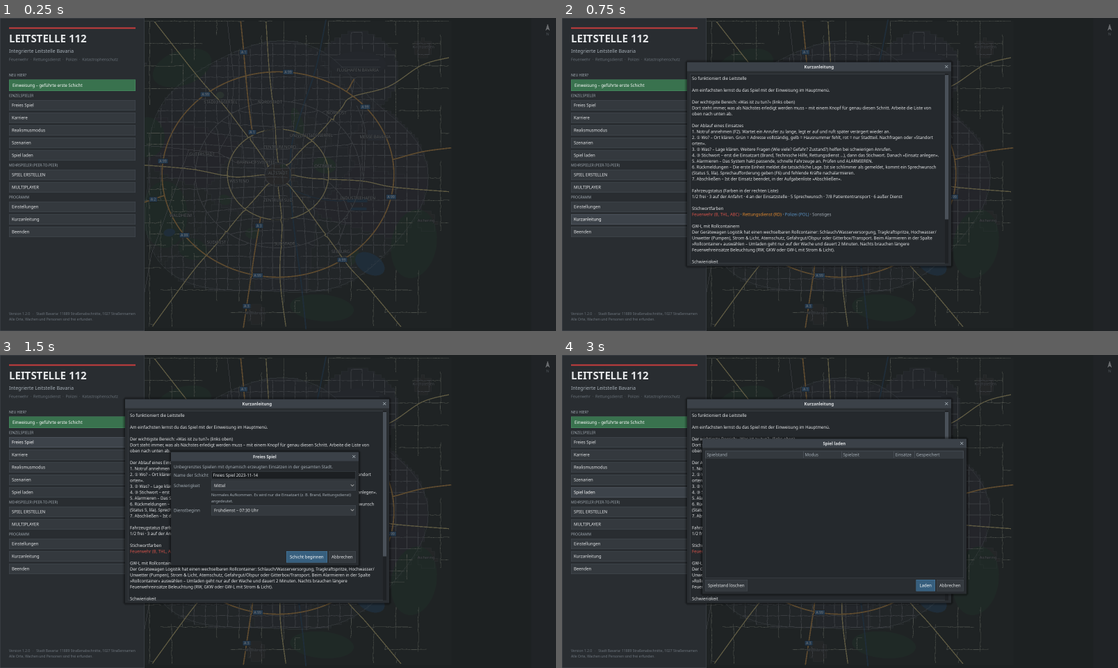
Above: before the commit, frames 1-4 (two rows, left to right).
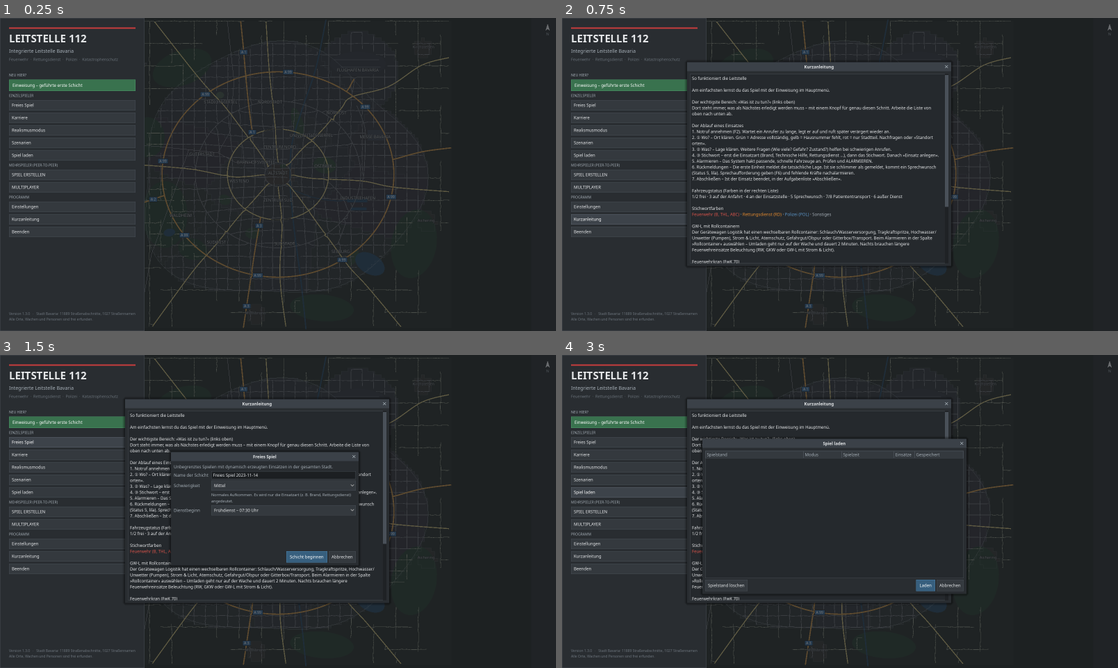
Above: after the commit, the same moments.

Repository: Mosi-pro/bavaria-sim
Game: Godot game, scene res://scenes/main.tscn
Same seed, same stepped clock (60 frames per second), same inputs: the game is played once before the commit and once after it.
Inputs:
- Up to frame 1 (0.25 s): no input
- Up to frame 2 (0.75 s): click "Kurzanleitung" at 0.5 s
- Up to frame 3 (1.5 s): click "Freies Spiel" at 1.25 s
- Up to frame 4 (3 s): click "Freies Spiel" at 2 s; click "Spiel laden" at 2.75 s

The runs differ from the first frame. In frame 1, less than 0.1% of the frame differs, in the area x 4-5%, y 94-95%; in frame 2, less than 0.1%, in the area x 4-70%, y 60-95%; in frame 3, less than 0.1%; in frame 4, less than 0.1%.

Commit message:
Version 1.3.0: Feuerwehrkräne mit Kran-Einsätzen, Werkfeuerwehr, Wachen neu angeordnet, weniger TLF
Co-Authored-By: Claude Opus 5.5 <noreply@anthropic.com>
Claude-Session: https://claude.ai/code/session_018Fw7aGdcfN1NLWhh7M1Dsu

Diff:
--- a/data/call_scripts.json
+++ b/data/call_scripts.json
@@ -812,6 +812,54 @@
    ],
    "danger": "yes",
    "water": true
+  },
+  "lkw_umgestuerzt": {
+   "open": [
+    "Hier ist ein Lastwagen umgekippt!",
+    "Ein LKW liegt auf der Seite, mitten auf der Straße!",
+    "Da ist gerade ein Laster in der Kurve umgefallen."
+   ],
+   "what": [
+    "{objekt}. Der Fahrer sitzt noch drin, glaube ich.",
+    "{objekt}, da läuft Diesel aus."
+   ],
+   "danger": "maybe"
+  },
+  "baukran": {
+   "open": [
+    "Hier ist ein Baukran umgestürzt!",
+    "Auf der Baustelle ist der Kran umgefallen, das war ein riesiger Knall!",
+    "Ein Kran ist auf das Haus nebenan gekracht!"
+   ],
+   "what": [
+    "{objekt}. Da waren Arbeiter drunter.",
+    "{objekt}, alle rennen durcheinander."
+   ],
+   "danger": "yes"
+  },
+  "strab_entgleist": {
+   "open": [
+    "Die Straßenbahn ist aus den Schienen gesprungen!",
+    "Hier ist eine Tram entgleist!",
+    "Ich sitze in der Straßenbahn, wir sind entgleist."
+   ],
+   "what": [
+    "{objekt}. Ein paar Leute sind gestürzt.",
+    "{objekt}, die Bahn steht schräg auf der Straße."
+   ],
+   "danger": "maybe"
+  },
+  "pkw_gewaesser": {
+   "open": [
+    "Ein Auto ist ins Wasser gefahren!",
+    "Da treibt ein Auto im Fluss!",
+    "Hier ist gerade ein Wagen von der Uferstraße ins Wasser gerollt."
+   ],
+   "what": [
+    "{objekt}. Ich weiß nicht, ob noch jemand drin ist!",
+    "{objekt}, es geht langsam unter."
+   ],
+   "danger": "yes"
   }
  },
  "nuisance": [
--- a/data/game_modes.json
+++ b/data/game_modes.json
@@ -17,8 +17,8 @@
   "hour_curve": [0.45, 0.35, 0.3, 0.28, 0.3, 0.4, 0.65, 0.95, 1.15, 1.2, 1.2, 1.25, 1.3, 1.25, 1.2, 1.25, 1.35, 1.45, 1.4, 1.3, 1.15, 1.0, 0.8, 0.6],
   "traffic_curve": [1.0, 1.0, 1.0, 1.0, 1.0, 1.05, 1.25, 1.6, 1.7, 1.4, 1.25, 1.25, 1.3, 1.3, 1.3, 1.4, 1.6, 1.75, 1.6, 1.35, 1.2, 1.1, 1.05, 1.0],
   "ff_availability_curve": [0.9, 0.9, 0.9, 0.9, 0.9, 0.85, 0.7, 0.5, 0.4, 0.4, 0.4, 0.4, 0.45, 0.4, 0.4, 0.45, 0.55, 0.7, 0.8, 0.85, 0.9, 0.9, 0.9, 0.9],
-  "staffing": {"rth": 1.0, "bf": 0.75, "ff": 2.4, "rw": 1.0, "pol": 1.0, "thw": 1.6, "wr": 1.5, "kats": 1.6, "flughafen": 1.0},
-  "turnout": {"rth": [90, 150], "bf": [45, 80], "ff": [240, 420], "rw": [40, 90], "pol": [20, 60], "thw": [420, 720], "wr": [240, 420], "kats": [480, 840], "flughafen": [30, 60], "road": [5, 15]},
+  "staffing": {"rth": 1.0, "bf": 0.75, "ff": 2.4, "rw": 1.0, "pol": 1.0, "thw": 1.6, "wr": 1.5, "kats": 1.6, "flughafen": 1.0, "werk": 1.0},
+  "turnout": {"rth": [90, 150], "bf": [45, 80], "ff": [240, 420], "rw": [40, 90], "pol": [20, 60], "thw": [420, 720], "wr": [240, 420], "kats": [480, 840], "flughafen": [30, 60], "werk": [35, 70], "road": [5, 15]},
   "weather": {
     "klar":    {"name": "Klar", "speed": 1.0, "calls": 1.0, "next": {"klar": 0.72, "bewoelkt": 0.25, "regen": 0.03}},
     "bewoelkt": {"name": "Bewölkt", "speed": 1.0, "calls": 1.0, "next": {"klar": 0.3, "bewoelkt": 0.45, "regen": 0.22, "nebel": 0.03}},
--- a/data/incident_types.json
+++ b/data/incident_types.json
@@ -4505,6 +4505,397 @@
    "reports": {
     "done": "Person gerettet, Einsatz beendet."
    }
+  },
+  "lkw_umgestuerzt": {
+   "name": "LKW umgestürzt",
+   "keyword": "THL 2",
+   "kw_ok": [
+    "THL 3"
+   ],
+   "weight": 0.45,
+   "cat": "vu",
+   "call": "lkw_umgestuerzt",
+   "loc": {
+    "mode": "road",
+    "classes": [
+     0,
+     2,
+     3,
+     6
+    ]
+   },
+   "objects": [
+    "Sattelzug auf der Seite liegend",
+    "Kipplaster in der Böschung",
+    "LKW mit Anhänger umgekippt",
+    "Betonmischer auf die Seite gestürzt"
+   ],
+   "reqs": {
+    "fuehrung_fw": 1,
+    "thl": 1,
+    "rw": 1,
+    "kran": 1,
+    "loeschen": 1,
+    "polizei": 2
+   },
+   "work": 4200,
+   "patients": [
+    1,
+    1
+   ],
+   "sev": [
+    1,
+    2
+   ],
+   "variants": [
+    {
+     "p": 0.55,
+     "name": "LKW auf der Seite",
+     "lage": "LKW liegt auf der Seite, Fahrer leicht verletzt ausgestiegen. Betriebsstoffe laufen aus – Aufrichten nur mit Feuerwehrkran möglich."
+    },
+    {
+     "p": 0.25,
+     "name": "Fahrer eingeklemmt",
+     "keyword": "THL 3",
+     "lage": "Fahrer im Führerhaus eingeklemmt! Kabine muss mit dem Kran gesichert und angehoben werden.",
+     "reqs": {
+      "fuehrung_fw": 1,
+      "thl": 2,
+      "rw": 1,
+      "kran": 1,
+      "loeschen": 1,
+      "notarzt": 1,
+      "polizei": 2
+     },
+     "work": 4800,
+     "sev": [
+      3,
+      3
+     ]
+    },
+    {
+     "p": 0.2,
+     "name": "Ladung verloren",
+     "lage": "LKW auf der Fahrbahn gekippt, Ladung (Stahlträger) verstreut. Niemand verletzt – Bergung mit Kran.",
+     "reqs": {
+      "fuehrung_fw": 1,
+      "kran": 1,
+      "thl_klein": 1,
+      "polizei": 2
+     },
+     "patients": [
+      0,
+      0
+     ],
+     "work": 3600
+    }
+   ],
+   "strain": [
+    {
+     "after": 600,
+     "text": "Bergung verzögert sich, Rückstau auf mehrere Kilometer – Polizei benötigt Verstärkung!",
+     "add": {
+      "polizei": 1
+     },
+     "work": 300
+    }
+   ],
+   "reports": {
+    "p35": "Einsatzstelle abgesichert, Betriebsstoffe gebunden.",
+    "p75": "Fahrzeug mit Feuerwehrkran aufgerichtet.",
+    "done": "Fahrzeug geborgen, Fahrbahn an Polizei übergeben."
+   },
+   "closure": 1.0
+  },
+  "baukran": {
+   "name": "Baukran umgestürzt",
+   "keyword": "THL 3",
+   "kw_ok": [
+    "THL P RETTUNG H/T"
+   ],
+   "weight": 0.12,
+   "cat": "thl",
+   "call": "baukran",
+   "loc": {
+    "mode": "road",
+    "classes": [
+     3,
+     4,
+     8
+    ],
+    "styles": [
+     "altstadt",
+     "zentrum",
+     "wohn_dicht",
+     "wohn",
+     "gewerbe",
+     "industrie"
+    ]
+   },
+   "objects": [
+    "Turmdrehkran auf einer Großbaustelle",
+    "Mobilkran neben einem Rohbau",
+    "Baukran an einer Wohnanlage"
+   ],
+   "reqs": {
+    "fuehrung_fw": 1,
+    "thl": 2,
+    "rw": 1,
+    "kran": 1,
+    "dlk": 1,
+    "polizei": 2
+   },
+   "work": 5400,
+   "patients": [
+    1,
+    2
+   ],
+   "sev": [
+    2,
+    3
+   ],
+   "variants": [
+    {
+     "p": 0.45,
+     "name": "Kran auf Gebäude gestürzt",
+     "lage": "Kranausleger auf ein Nachbargebäude gestürzt, Dach beschädigt. Ein Bauarbeiter verletzt. Sicherung des Auslegers mit Feuerwehrkran erforderlich."
+    },
+    {
+     "p": 0.3,
+     "name": "Person unter Last eingeklemmt",
+     "lage": "Bauarbeiter unter herabgestürzter Last eingeklemmt! Anheben nur mit Feuerwehrkran möglich.",
+     "reqs": {
+      "fuehrung_fw": 1,
+      "thl": 2,
+      "rw": 1,
+      "kran": 1,
+      "notarzt": 1,
+      "polizei": 2
+     },
+     "sev": [
+      3,
+      4
+     ],
+     "patients": [
+      1,
+      1
+     ]
+    },
+    {
+     "p": 0.25,
+     "name": "Kranführer in Höhe",
+     "keyword": "THL P RETTUNG H/T",
+     "lage": "Kran nur in Schieflage, Kranführer sitzt in 40 m Höhe fest. Rettung durch Höhenretter.",
+     "reqs": {
+      "fuehrung_fw": 1,
+      "thl": 1,
+      "hoehenrettung": 1,
+      "dlk": 1,
+      "polizei": 1
+     },
+     "patients": [
+      1,
+      1
+     ],
+     "sev": [
+      1,
+      2
+     ],
+     "work": 3000
+    }
+   ],
+   "developments": [
+    {
+     "at": [
+      0.2,
+      0.5
+     ],
+     "p": 0.2,
+     "text": "Kran rutscht weiter ab – Nachbarhaus muss geräumt werden!",
+     "add": {
+      "polizei": 1,
+      "loeschen": 1
+     },
+     "work": 600
+    }
+   ],
+   "reports": {
+    "p35": "Gefahrenbereich abgesperrt, Kran gesichert.",
+    "p75": "Verletzte gerettet und an Rettungsdienst übergeben.",
+    "done": "Einsatzstelle an Bauaufsicht übergeben."
+   }
+  },
+  "strab_entgleist": {
+   "name": "Straßenbahn entgleist",
+   "keyword": "THL 2",
+   "kw_ok": [
+    "THL 3",
+    "RD 3"
+   ],
+   "weight": 0.12,
+   "cat": "thl",
+   "call": "strab_entgleist",
+   "loc": {
+    "mode": "road",
+    "classes": [
+     2,
+     3
+    ],
+    "styles": [
+     "altstadt",
+     "zentrum",
+     "wohn_dicht",
+     "wohn"
+    ]
+   },
+   "objects": [
+    "Straßenbahn in einer Kurve",
+    "Straßenbahn an einer Weiche",
+    "Straßenbahn im Kreuzungsbereich"
+   ],
+   "reqs": {
+    "fuehrung_fw": 1,
+    "thl": 1,
+    "rw": 1,
+    "kran": 1,
+    "polizei": 2
+   },
+   "work": 6000,
+   "patients": [
+    0,
+    0
+   ],
+   "sev": [
+    1,
+    1
+   ],
+   "variants": [
+    {
+     "p": 0.6,
+     "name": "Entgleist ohne Verletzte",
+     "lage": "Straßenbahn mit einem Drehgestell entgleist, Fahrgäste ausgestiegen. Fahrstrom abgeschaltet – Aufgleisen mit Feuerwehrkran."
+    },
+    {
+     "p": 0.3,
+     "name": "Fahrgäste verletzt",
+     "keyword": "RD 3",
+     "lage": "Straßenbahn entgleist und abrupt gebremst, mehrere Fahrgäste gestürzt und verletzt.",
+     "patients": [
+      2,
+      4
+     ],
+     "sev": [
+      1,
+      2
+     ]
+    },
+    {
+     "p": 0.1,
+     "name": "Gegen Gebäude geprallt",
+     "keyword": "THL 3",
+     "lage": "Entgleiste Straßenbahn gegen Hauswand geprallt! Gebäudeschaden, Fahrer eingeklemmt.",
+     "reqs": {
+      "fuehrung_fw": 1,
+      "thl": 2,
+      "rw": 1,
+      "kran": 1,
+      "dlk": 1,
+      "polizei": 2
+     },
+     "patients": [
+      1,
+      3
+     ],
+     "sev": [
+      2,
+      3
+     ]
+    }
+   ],
+   "reports": {
+    "p50": "Fahrgäste betreut, Straßenbahn wird angehoben.",
+    "done": "Straßenbahn aufgegleist, Strecke an Verkehrsbetrieb übergeben."
+   },
+   "closure": 1.0
+  },
+  "pkw_gewaesser": {
+   "name": "PKW in Gewässer",
+   "keyword": "THL WASSER",
+   "kw_ok": [
+    "RD WASSERNOT 3"
+   ],
+   "weight": 0.15,
+   "cat": "thl",
+   "call": "pkw_gewaesser",
+   "loc": {
+    "mode": "water"
+   },
+   "objects": [
+    "PKW im Fluss",
+    "Kleintransporter im Kanal",
+    "PKW im Hafenbecken"
+   ],
+   "reqs": {
+    "thl": 1,
+    "wasserrettung": 1,
+    "kran": 1,
+    "polizei": 1
+   },
+   "work": 3600,
+   "patients": [
+    0,
+    0
+   ],
+   "sev": [
+    1,
+    1
+   ],
+   "variants": [
+    {
+     "p": 0.5,
+     "name": "Fahrzeug leer",
+     "lage": "Fahrzeug treibt bzw. liegt im Wasser, keine Personen mehr darin. Bergung mit Feuerwehrkran."
+    },
+    {
+     "p": 0.35,
+     "name": "Person im Fahrzeug",
+     "keyword": "RD WASSERNOT 3",
+     "lage": "Person im sinkenden Fahrzeug! Taucher und Notarzt dringend.",
+     "reqs": {
+      "thl": 1,
+      "wasserrettung": 1,
+      "taucher": 1,
+      "kran": 1,
+      "notarzt": 1,
+      "polizei": 1
+     },
+     "patients": [
+      1,
+      1
+     ],
+     "sev": [
+      3,
+      4
+     ]
+    },
+    {
+     "p": 0.15,
+     "name": "Fahrer selbst gerettet",
+     "lage": "Fahrer hat sich selbst ans Ufer gerettet, unterkühlt. Fahrzeug muss geborgen werden.",
+     "patients": [
+      1,
+      1
+     ],
+     "sev": [
+      1,
+      2
+     ]
+    }
+   ],
+   "reports": {
+    "p75": "Fahrzeug am Kran angeschlagen und aus dem Wasser gehoben.",
+    "done": "Fahrzeug geborgen, Ölsperre kontrolliert."
+   }
   }
  }
 }
--- a/data/stations.json
+++ b/data/stations.json
@@ -1,33 +1,37 @@
 {
  "_comment": "Fiktive Standorte. kind: bf=Berufsfeuerwehr, ff=Freiwillige Feuerwehr, rw=Rettungswache, pol=Polizei. pos in Metern (x Ost, y Süd).",
  "stations": [
-  {"id": "fw1", "nr": 1, "name": "Feuerwache 1 – Altstadt", "org": "fw", "kind": "bf", "pos": [-220, 330], "vehicles": ["KDOW", "ELW1", "HLF20", "HLF20", "DLK", "TLF3000", "RW", "KLAF"], "slots": 10},
-  {"id": "fw2", "nr": 2, "name": "Feuerwache 2 – Zentrum Nord", "org": "fw", "kind": "bf", "pos": [330, -2120], "vehicles": ["ELW1", "HLF20", "HLF20", "DLK", "TLF3000", "ELW2", "GWA"], "slots": 9},
-  {"id": "fw3", "nr": 3, "name": "Feuerwache 3 – Westend", "org": "fw", "kind": "bf", "pos": [-2950, 480], "vehicles": ["ELW1", "HLF20", "HLF20", "DLK", "TLF3000", "GWL", "KLAF"], "slots": 9},
-  {"id": "fw4", "nr": 4, "name": "Feuerwache 4 – Südstadt", "org": "fw", "kind": "bf", "pos": [620, 4650], "vehicles": ["ELW1", "HLF20", "HLF20", "DLK", "TLF3000", "RW"], "slots": 8},
-  {"id": "fw5", "nr": 5, "name": "Feuerwache 5 – Industriehafen", "org": "fw", "kind": "bf", "pos": [5600, 1450], "vehicles": ["ELW1", "HLF20", "HLF20", "DLK", "TLF4000", "GWG", "GWA", "GWW", "GWDEKON"], "slots": 11},
-  {"id": "fw6", "nr": 6, "name": "Feuerwache 6 – Nordstadt", "org": "fw", "kind": "bf", "pos": [-720, -5180], "vehicles": ["ELW1", "HLF20", "HLF20", "DLK", "TLF3000", "MTF", "KLAF"], "slots": 9},
-  {"id": "fw7", "nr": 7, "name": "Feuerwache 7 – Flughafen", "org": "fw", "kind": "bf", "pos": [5250, -5950], "vehicles": ["ELW1", "HLF20", "HLF20", "DLK", "TLF4000"], "slots": 7},
-  {"id": "fw8", "nr": 8, "name": "Feuerwache 8 – Ostpark", "org": "fw", "kind": "bf", "pos": [3420, 130], "vehicles": ["ELW1", "HLF20", "HLF20", "DLK", "TLF3000", "GWW", "GWH"], "slots": 9},
-  {"id": "fw9", "nr": 9, "name": "Feuerwache 9 – Güterstadt", "org": "fw", "kind": "bf", "pos": [-5380, -1150], "vehicles": ["ELW1", "HLF20", "HLF20", "DLK", "TLF4000", "RW", "GWG"], "slots": 9},
-  {"id": "fw10", "nr": 10, "name": "Feuerwache 10 – Waldheim", "org": "fw", "kind": "bf", "pos": [-6900, 3000], "vehicles": ["ELW1", "HLF20", "LF20", "DLK", "TLF4000", "GWL", "KLAF"], "slots": 9},
+  {"id": "fw1", "nr": 1, "name": "Feuerwache 1 – Altstadt (Hauptfeuerwache)", "org": "fw", "kind": "bf", "pos": [-220, 330], "vehicles": ["KDOW", "ELW1", "HLF20", "HLF20", "DLK", "RW", "KLAF"], "slots": 10},
+  {"id": "fw2", "nr": 2, "name": "Feuerwache 2 – Zentrum Süd", "org": "fw", "kind": "bf", "pos": [-1300, 2700], "vehicles": ["ELW1", "HLF20", "HLF20", "DLK", "ELW2", "GWA"], "slots": 9},
+  {"id": "fw3", "nr": 3, "name": "Feuerwache 3 – Westend", "org": "fw", "kind": "bf", "pos": [-2950, 480], "vehicles": ["ELW1", "HLF20", "HLF20", "DLK", "GWL", "KLAF"], "slots": 9},
+  {"id": "fw4", "nr": 4, "name": "Feuerwache 4 – Zentrum Nord", "org": "fw", "kind": "bf", "pos": [-700, -2000], "vehicles": ["ELW1", "HLF20", "HLF20", "DLK", "RW"], "slots": 8},
+  {"id": "fw5", "nr": 5, "name": "Feuerwache 5 – Ost", "org": "fw", "kind": "bf", "pos": [2600, 2300], "vehicles": ["ELW1", "HLF20", "HLF20", "DLK", "TLF3000", "GWW", "GWH"], "slots": 9},
+  {"id": "fw6", "nr": 6, "name": "Feuerwache 6 – Güterstadt", "org": "fw", "kind": "bf", "pos": [-5380, -1150], "vehicles": ["ELW1", "HLF20", "HLF20", "DLK", "TLF4000", "RW", "GWG", "FWK"], "slots": 10},
+  {"id": "fw7", "nr": 7, "name": "Feuerwache 7 – Nordstadt", "org": "fw", "kind": "bf", "pos": [-720, -5180], "vehicles": ["ELW1", "HLF20", "HLF20", "DLK", "MTF", "KLAF"], "slots": 9},
+  {"id": "fw8", "nr": 8, "name": "Feuerwache 8 – Nordost", "org": "fw", "kind": "bf", "pos": [3600, -3900], "vehicles": ["ELW1", "HLF20", "HLF20", "DLK"], "slots": 7},
+  {"id": "fw9", "nr": 9, "name": "Feuerwache 9 – Industriehafen", "org": "fw", "kind": "bf", "pos": [5200, 3400], "vehicles": ["ELW1", "HLF20", "HLF20", "DLK", "TLF4000", "GWG", "GWA", "GWW", "GWDEKON", "FWK"], "slots": 12},
+  {"id": "fw10", "nr": 10, "name": "Feuerwache 10 – Messe", "org": "fw", "kind": "bf", "pos": [6900, -2300], "vehicles": ["ELW1", "HLF20", "LF20", "DLK", "TLF4000", "GWL", "KLAF"], "slots": 9},
   {"id": "fwflug", "nr": 11, "name": "Flughafenfeuerwehr Bavaria", "org": "fw", "kind": "flughafen", "pos": [5450, -7250], "vehicles": ["KDOW", "FLF", "FLF", "FLF", "HLF20", "RW"], "slots": 8},
+  {"id": "werk1", "nr": 40, "name": "Werkfeuerwehr Bavaria Metallwerke", "org": "fw", "kind": "werk", "pos": [-5050, -2350], "vehicles": ["ELW1", "HLF20", "TLF3000", "GWL"], "slots": 6},
   {"id": "ff21", "nr": 21, "name": "FF Seeburg", "org": "fw", "kind": "ff", "pos": [4700, 5950], "vehicles": ["MZF", "HLF10", "LF10", "TLF3000", "GWW"], "slots": 6},
   {"id": "ff22", "nr": 22, "name": "FF Südwest", "org": "fw", "kind": "ff", "pos": [-4700, 5300], "vehicles": ["MZF", "HLF10", "LF10", "DLK"], "slots": 6},
   {"id": "ff23", "nr": 23, "name": "FF Nordost", "org": "fw", "kind": "ff", "pos": [4550, -4550], "vehicles": ["MZF", "HLF10", "LF10", "DLK"], "slots": 6},
   {"id": "ff24", "nr": 24, "name": "FF Stadionviertel", "org": "fw", "kind": "ff", "pos": [-4250, -5200], "vehicles": ["MZF", "HLF10", "LF10", "TLF3000"], "slots": 6},
-  {"id": "ff25", "nr": 25, "name": "FF Messestadt", "org": "fw", "kind": "ff", "pos": [6850, -2250], "vehicles": ["MZF", "HLF10", "LF10"], "slots": 5},
+  {"id": "ff25", "nr": 25, "name": "FF Ostpark", "org": "fw", "kind": "ff", "pos": [3900, -300], "vehicles": ["MZF", "HLF10", "LF10"], "slots": 5},
   {"id": "ff26", "nr": 26, "name": "FF Universitätsviertel", "org": "fw", "kind": "ff", "pos": [2350, -2450], "vehicles": ["MZF", "HLF20", "LF10"], "slots": 5},
   {"id": "ff27", "nr": 27, "name": "FF Zentrum Süd", "org": "fw", "kind": "ff", "pos": [-350, 2400], "vehicles": ["MZF", "HLF20", "LF20", "GWL"], "slots": 6},
-  {"id": "ff28", "nr": 28, "name": "FF Waldheim-Forst", "org": "fw", "kind": "ff", "pos": [-7900, 1800], "vehicles": ["MTF", "LF10", "TLF4000"], "slots": 5},
+  {"id": "ff28", "nr": 28, "name": "FF Waldheim", "org": "fw", "kind": "ff", "pos": [-7300, 2900], "vehicles": ["MTF", "HLF20", "LF10", "TLF4000"], "slots": 6},
+  {"id": "ff29", "nr": 29, "name": "FF Südstadt", "org": "fw", "kind": "ff", "pos": [900, 5200], "vehicles": ["MZF", "HLF10", "LF10", "DLK"], "slots": 6},
+  {"id": "ff30", "nr": 30, "name": "FF Flughafen-Nord", "org": "fw", "kind": "ff", "pos": [5250, -5950], "vehicles": ["MZF", "HLF10", "LF10"], "slots": 5},
   {"id": "ff31", "nr": 31, "name": "FF Oberfeldkirchen", "org": "fw", "kind": "ff", "pos": [-10900, -8150], "vehicles": ["MTF", "HLF10", "TLF3000"], "slots": 4},
   {"id": "ff32", "nr": 32, "name": "FF Aichering", "org": "fw", "kind": "ff", "pos": [11100, 3550], "vehicles": ["MTF", "HLF10", "LF10"], "slots": 4},
   {"id": "ff33", "nr": 33, "name": "FF Moosbrunn", "org": "fw", "kind": "ff", "pos": [-1650, 10450], "vehicles": ["MTF", "HLF10"], "slots": 4},
   {"id": "ff34", "nr": 34, "name": "FF Hohenried", "org": "fw", "kind": "ff", "pos": [-11300, 6700], "vehicles": ["MTF", "LF10", "TLF3000"], "slots": 4},
   {"id": "ff35", "nr": 35, "name": "FF Kirchstetten", "org": "fw", "kind": "ff", "pos": [10900, -9400], "vehicles": ["MTF", "HLF10"], "slots": 4},
   {"id": "rwf1", "nr": 31, "name": "Rettungswache Feuerwache 1 – Altstadt", "org": "rd", "kind": "rw", "pos": [-180, 290], "vehicles": ["RTW", "NEF"], "slots": 3},
-  {"id": "rwf4", "nr": 34, "name": "Rettungswache Feuerwache 4 – Südstadt", "org": "rd", "kind": "rw", "pos": [660, 4610], "vehicles": ["RTW"], "slots": 2},
-  {"id": "rwf7", "nr": 37, "name": "Rettungswache Feuerwache 7 – Flughafen", "org": "rd", "kind": "rw", "pos": [5290, -5910], "vehicles": ["RTW"], "slots": 2},
+  {"id": "rwf4", "nr": 34, "name": "Rettungswache Feuerwache 4 – Zentrum Nord", "org": "rd", "kind": "rw", "pos": [-660, -1960], "vehicles": ["RTW"], "slots": 2},
+  {"id": "rwf7", "nr": 37, "name": "Rettungswache Feuerwache 7 – Nordstadt", "org": "rd", "kind": "rw", "pos": [-680, -5140], "vehicles": ["RTW"], "slots": 2},
+  {"id": "rwwerk", "nr": 40, "name": "Werksanitätsdienst Bavaria Metallwerke", "org": "rd", "kind": "rw", "pos": [-5010, -2310], "vehicles": ["RTW"], "slots": 2},
   {"id": "rw1", "nr": 1, "name": "Rettungswache 1 – Altstadt", "org": "rd", "kind": "rw", "pos": [220, -330], "vehicles": ["RTW", "RTW", "NEF"], "slots": 4},
   {"id": "rw2", "nr": 2, "name": "Rettungswache 2 – Bahnhofsviertel", "org": "rd", "kind": "rw", "pos": [-1500, -560], "vehicles": ["RTW", "RTW", "NEF", "KTW", "SRTW"], "slots": 6},
   {"id": "rw3", "nr": 3, "name": "Rettungswache 3 – Zentrum Nord", "org": "rd", "kind": "rw", "pos": [-350, -2350], "vehicles": ["RTW", "RTW"], "slots": 3},
--- a/data/vehicle_types.json
+++ b/data/vehicle_types.json
@@ -55,7 +55,8 @@
   "pol_krad": "Motorradstreife",
   "betreuung_psnv": "Psychosoziale Notfallversorgung (KIT)",
   "rth": "Rettungshubschrauber",
-  "licht": "Beleuchtung / Stromerzeuger"
+  "licht": "Beleuchtung / Stromerzeuger",
+  "kran": "Feuerwehrkran"
  },
  "types": {
   "KDOW": {
@@ -1274,6 +1275,27 @@
     "Vakuummatratze",
     "Winde (nur Christoph Bavaria)"
    ]
+  },
+  "FWK": {
+   "short": "FwK 70",
+   "name": "Feuerwehrkran (70-Tonnen-Klasse)",
+   "org": "fw",
+   "kenn": "64",
+   "speed": 80,
+   "crew": 2,
+   "min": 2,
+   "quals": {
+    "MA": 1
+   },
+   "caps": {
+    "kran": 1
+   },
+   "price": 1100000,
+   "equip": [
+    "Teleskopausleger, Hubkraft bis 70 t",
+    "Front-Seilwinde",
+    "Anschlagmittel und Traversen"
+   ]
   }
  }
 }
--- a/project.godot
+++ b/project.godot
@@ -5,7 +5,7 @@
 
 config/name="LEITSTELLE 112"
 config/description="Simulation der Integrierten Leitstelle Bavaria"
-config/version="1.2.0"
+config/version="1.3.0"
 run/main_scene="res://scenes/main.tscn"
 config/features=PackedStringArray("4.7", "Forward Plus")
 config/icon="res://assets/icons/icon.png"
--- a/src/ui/win_misc.gd
+++ b/src/ui/win_misc.gd
@@ -154,6 +154,9 @@
 [b]GW-L mit Rollcontainern[/b]
 Der Gerätewagen Logistik hat einen wechselbaren Rollcontainer: Schlauch/Wasserversorgung, Tragkraftspritze, Hochwasser/ …(292 unchanged characters)…
 
+[b]Feuerwehrkran (FwK 70)[/b]
+Zwei Kranwagen an Feuerwache 6 und 9 – für umgestürzte LKW, Baukranunfälle, entgleiste Straßenbahnen und Fahrzeuge im Wasser. Sie fahren langsam (max. 80 km/h), also früh alarmieren.
+
 [b]Schwierigkeit[/b]
 Leicht: Das passende Stichwort wird vorgeschlagen.  Mittel: Nur die Einsatzart wird angedeutet.  Schwer/Experte: keine Hinweise, mehr und hektischere Notrufe.
 
--- a/tests/run_tests.gd
+++ b/tests/run_tests.gd
@@ -455,6 +455,27 @@
 				said = true
 		check(said, "Funkprotokoll nennt die Beladung")
 		check(not VL.set_module(v, "licht"), "Unterwegs kein Umladen möglich")
+	# Feuerwehrkräne, Werkfeuerwehr, TLF-Verteilung
+	var kran_st: Array = []
+	var tlf_bf := 0
+	for sid in State.stations:
+		var st: Dictionary = State.stations[sid]
+		for vid in State.station_vehicles(sid):
+			var vt: String = State.vehicles[vid]["type"]
+			if vt == "FWK":
+				kran_st.append(sid)
+			if st["kind"] == "bf" and vt.begins_with("TLF"):
+				tlf_bf += 1
+	kran_st.sort()
+	check(kran_st == ["fw6", "fw9"], "Feuerwehrkräne an Feuerwache 6 und 9")
+	check(tlf_bf == 4, "Nur 4 Berufsfeuerwehr-Wachen mit TLF")
+	check(State.stations.has("werk1") and State.station_vehicles("werk1").size() >= 4, "Werkfeuerwehr vorhanden")
+	var kr: Dictionary = Sim.act({"a": "inc_create", "form": {"keyword": "THL 2", "x": 0.0, "y": 0.0}}, me)
+	var kinc: Dictionary = State.incidents[kr["id"]]
+	kinc["revealed"] = true
+	kinc["need"] = {"kran": 1}
+	var ks: Array = Advisor.suggest(kinc)["suggested"]
+	check(ks.size() == 1 and State.vehicles[ks[0]]["type"] == "FWK", "Bei Kranbedarf wird ein Feuerwehrkran vorgeschlagen")
 	# Stichwortfarben nach Fachbereich
 	check(Data.keyword_color("RD 2") == Color("#e58a2e") and Data.keyword_color("B 2") == Color("#d9534a") and Data.keyword_color("THL 4") == Color("#d9534a") and Data.keyword_color("POL 1") == Color("#5b95c8"), "Stichwortfarben: RD orange, Feuerwehr rot, Polizei blau")
 
--- /dev/null
+++ b/tests/shot_map.gd
@@ -0,0 +1,23 @@
+extends Node
+## Screenshot: Stadtkarte mit Wachen (Prüfung der Wachenanordnung)
+var out := "user://screenshots"
+var f := 0
+func _ready():
+	for a in OS.get_cmdline_user_args():
+		if a.begins_with("--out="): out = a.substr(6)
+	LocalDB.put("profile", "seen_intro", true)
+	add_child(load("res://scenes/main.tscn").instantiate())
+func _process(_d):
+	f += 1
+	match f:
+		10: get_window().size = Vector2i(1600, 900)
+		20: Game.start_new({"mode": "frei", "difficulty": "leicht", "seed": 3, "start_hour": 13})
+		40:
+			State.meta.next_call = 1e12
+			var m = Game.ui.map
+			m.center = Vector2(-200, -600)
+			m.zoom = m.size.x / 17500.0
+			m._dirty = true
+		200:
+			get_viewport().get_texture().get_image().save_png(out + "/m1_wachen.png")
+			get_tree().quit()
--- /dev/null
+++ b/tests/shot_map.tscn
@@ -0,0 +1,4 @@
+[gd_scene load_steps=2 format=3]
+[ext_resource type="Script" path="res://tests/shot_map.gd" id="1"]
+[node name="P" type="Node"]
+script = ExtResource("1")
Not shown, changed: export_presets.cfg
Not shown, added: tests/shot_map.gd.uid
Not shown, changed: CHANGELOG.md
Not shown, changed: docs/EINSATZLISTE.md
Not shown, changed: installer/LEITSTELLE112.iss
